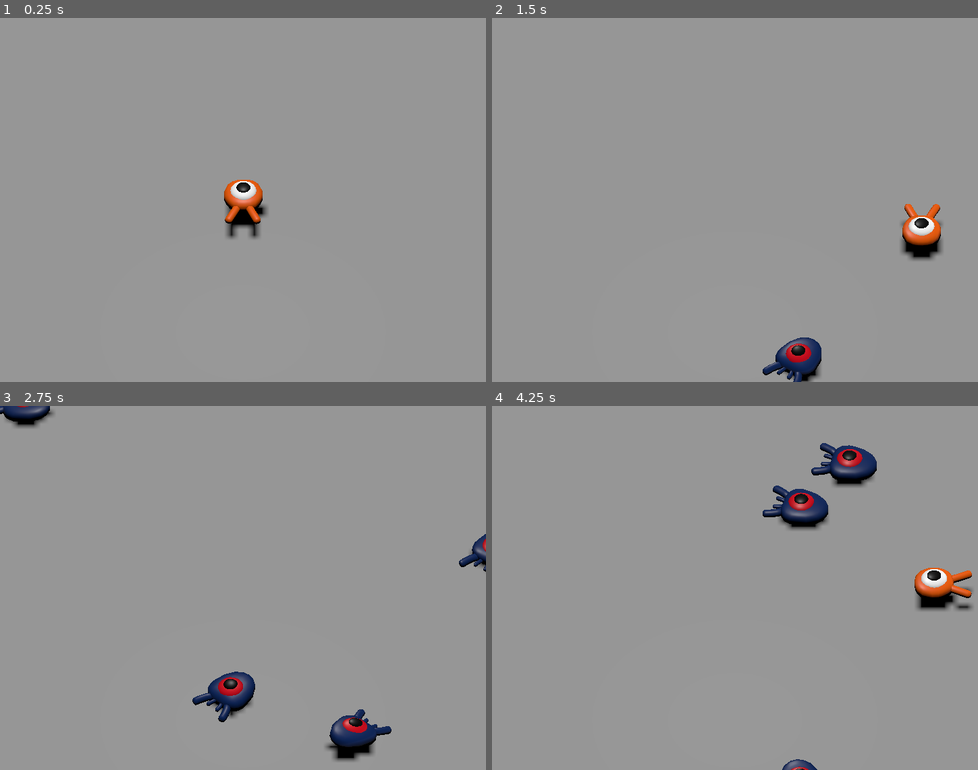
Above: before the commit, frames 1-4 (two rows, left to right).
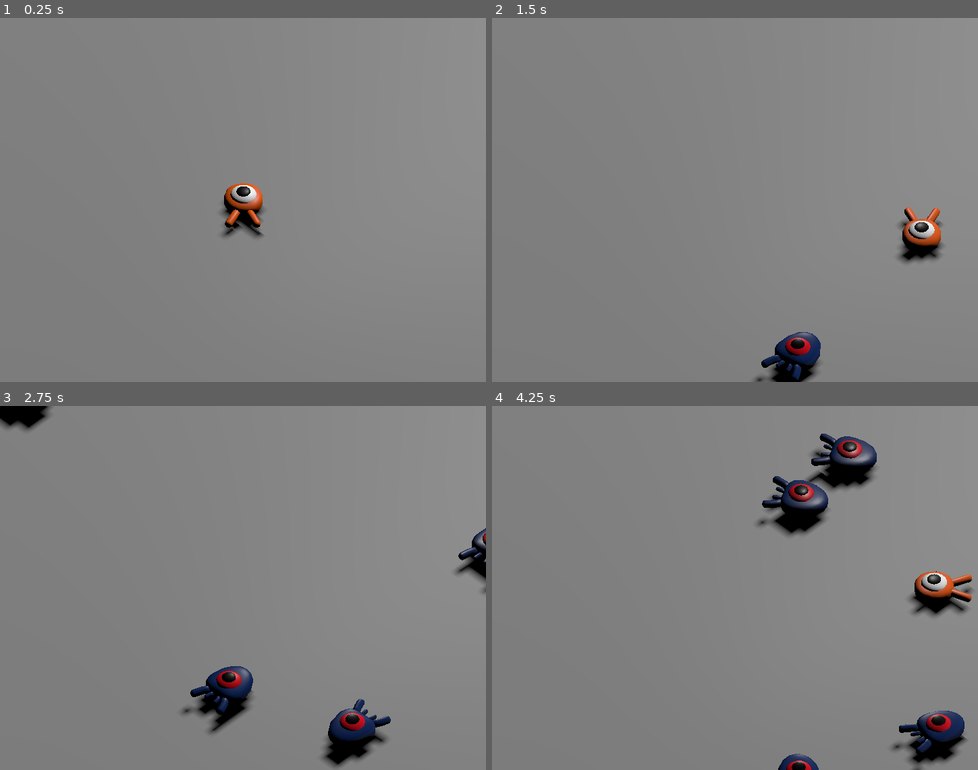
Above: after the commit, the same moments.

Repository: spacemanstan/SquashTheCreeps3D
Game: Godot game, scene res://main.tscn
Same seed, same stepped clock (60 frames per second), same inputs: the game is played once before the commit and once after it. Before the commit the project has no main scene; this scene is started directly in both runs.
Inputs:
- Up to frame 1 (0.25 s): no input
- Up to frame 2 (1.5 s): tap Enter at 0.5 s; hold D (move_right) 0.53-1.28 s; hold Space (move_jump) 0.53-1.28 s; hold S (move_backward) from 1.28 s (still down); tap Space (move_jump) at 1.35 s
- Up to frame 3 (2.75 s): tap Space (move_jump) at 1.52, 1.82 s; release S (move_backward) at 2.03 s; hold D (move_right) from 2.03 s (still down); hold Space (move_jump) from 2.03 s (still down)
- Up to frame 4 (4.25 s): release D (move_right) at 2.78 s; release Space (move_jump) at 2.78 s; hold W (move_forward) 2.78-3.53 s; tap Space (move_jump) at 2.85, 3.02, 3.32 s; hold A (move_left) from 3.53 s (still down); hold Space (move_jump) from 3.53 s (still down)

The runs differ from the first frame. In frame 1, 15% of the frame differs, in the area x 0-60%, y 44-100%; in frame 2, 16%; in frame 3, 18%; in frame 4, 20%, in the area x 0-99%, y 7-100%.

Commit message:
Jump, Jump delay, enemy squash

Diff:
--- a/Player.gd
+++ b/Player.gd
@@ -1,12 +1,21 @@
 extends CharacterBody3D
 
 # fast as fuck boi
-var speed = 13
+@export var speed = 13 # m/s
 
 # guavatee
-var gravity = 75
+@export var gravity = 75 # m/s^2
+
+# Vertical impulse applied to the character upon jumping in meters per second.
+@export var jump_impulse = 20 # m/s
+
+# Vertical impulse applied to the character upon bouncing over a mob in
+@export var bounce_impulse = 16 # m/s
 
 var target_velocity = Vector3.ZERO
+
+# used for jump delay
+var can_jump = true
 
 # update the node every frame
 func _physics_process(delta):
@@ -37,6 +46,43 @@
 		# `delta` represents the time in seconds since the last frame, ensuring frame rate-independent game logic.
 		target_velocity.y = target_velocity.y - (gravity * delta)
 
+	# Jumping.
+	if is_on_floor() and Input.is_action_pressed("move_jump") and can_jump:
+		target_velocity.y = jump_impulse
+		can_jump = false
+		$JumpDelay.start()
+
+	# iterate through all collisions this frame
+	for index in range(get_slide_collision_count()):
+		# get collision
+		var collision = get_slide_collision(index)
+
+#		# ground collision
+		if (collision.get_collider() == null):
+			if can_jump:
+				$JumpDelay.start() # Start the timer only if can_jump is true
+			can_jump = false
+			continue # early exit for prevention again null indexing
+
+		# The collision normal is a 3D vector that is perpendicular to the plane where the collision occurred
+		# For dot products, result greater than 0 means two vectors are at an angle of fewer than 90 degrees.
+
+		if collision.get_collider().is_in_group("mob"):
+			# who did we hit
+			var victim = collision.get_collider()
+			# death from above
+			if Vector3.UP.dot(collision.get_normal()) > 0.1:
+				# squash
+				victim.squash()
+				target_velocity.y = bounce_impulse
+				can_jump = true
+				$JumpDelay.stop()
+
 	# move character
 	velocity = target_velocity
+
 	move_and_slide()
+
+# re-enable jump on delay timer
+func _on_jump_delay_timeout():
+	can_jump = true
--- a/main.gd
+++ b/main.gd
@@ -9,7 +9,7 @@
 
 
 # Called every frame. 'delta' is the elapsed time since the previous frame.
-func _process(delta):
+func _process(_delta):
 	pass
 
 
@@ -19,6 +19,7 @@
 
 	# sample random position on spawn path
 	var mob_spawn_location = get_node("SpawnPath/SpawnLocation")
+
 	# random offset, progress ratio is a part of PathFollow3D
 	mob_spawn_location.progress_ratio = randf()
 
--- a/main.tscn
+++ b/main.tscn
@@ -18,7 +18,7 @@
 
 [sub_resource type="Curve3D" id="Curve3D_4bimu"]
 _data = {
-"points": PackedVector3Array(0, 0, 0, 0, 0, 0, -14.0876, 0, -16.8696, 0, 0, 0, 0, 0, 0, 13.8508, 0, -16.8696, 0, 0, 0, 0, 0, 0, 14.0876, 0, 16.9879, 0, 0, 0, 0, 0, 0, -14.0876, 0, 16.9879, 0, 0, 0, 0, 0, 0, -14.0876, 0, -16.8696),
+"points": PackedVector3Array(0, 0, 0, 0, 0, 0, -14.0843, 0, -17.0531, 0, 0, 0, 0, 0, 0, 13.9463, 0, -16.915, 0, 0, 0, 0, 0, 0, 14.0843, 0, 17.0531, 0, 0, 0, 0, 0, 0, -14.0843, 0, 17.0531, 0, 0, 0, 0, 0, 0, -14.0843, 0, -17.0531),
 "tilts": PackedFloat32Array(0, 0, 0, 0, 0)
 }
 point_count = 5
@@ -29,6 +29,8 @@
 
 [node name="Ground" type="StaticBody3D" parent="."]
 transform = Transform3D(1, 0, 0, 0, 1, 0, 0, 0, 1, 0, -1, 0)
+collision_layer = 4
+collision_mask = 0
 
 [node name="CollisionShape3D" type="CollisionShape3D" parent="Ground"]
 shape = SubResource("BoxShape3D_pkja4")
@@ -37,7 +39,7 @@
 mesh = SubResource("BoxMesh_4ssgw")
 
 [node name="DirectionalLight3D" type="DirectionalLight3D" parent="."]
-transform = Transform3D(1, 0, 0, 0, -4.37114e-08, 1, 0, -1, -4.37114e-08, 0, 17.5424, 0)
+transform = Transform3D(0.707107, 0.5, 0.5, 0, -0.707107, 0.707107, 0.707107, -0.5, -0.5, 0, 7, 0)
 shadow_enabled = true
 
 [node name="Player" parent="." instance=ExtResource("1_w0xaj")]
@@ -51,6 +53,7 @@
 far = 2000.0
 
 [node name="Cylinders" type="Node3D" parent="."]
+transform = Transform3D(1, 0, 0, 0, 1, 0, 0, 0, 1, 0, 2, 0)
 
 [node name="TopLeft" type="MeshInstance3D" parent="Cylinders"]
 transform = Transform3D(1, 0, 0, 0, 1, 0, 0, 0, 1, -14, 0, -17)
@@ -69,10 +72,12 @@
 mesh = SubResource("CylinderMesh_cy0cq")
 
 [node name="SpawnPath" type="Path3D" parent="."]
+transform = Transform3D(1, 0, 0, 0, 1, 0, 0, 0, 1, 0, 2, 0)
 curve = SubResource("Curve3D_4bimu")
 
 [node name="SpawnLocation" type="PathFollow3D" parent="SpawnPath"]
-transform = Transform3D(-4.37114e-08, 0, -1, 0, 1, 0, 1, 0, -4.37114e-08, -14.0876, 0, -16.8696)
+transform = Transform3D(-0.0049261, 0, -0.999987, 0, 1, 0, 0.999987, 0, -0.0049261, -14.0843, 0.9, -17.0531)
+v_offset = 0.9
 
 [node name="MobTImer" type="Timer" parent="."]
 wait_time = 0.5
--- a/mob.gd
+++ b/mob.gd
@@ -1,18 +1,30 @@
 extends CharacterBody3D
+
+# Emitted when the player jumped on the mob.
+signal squashed
 
 # min + max speed in m/s
 @export var min_speed = 10
 @export var max_speed = 18
 
+func squash():
+	squashed.emit()
+	queue_free()
+
 # update the node every frame
-func _physics_process(delta):
+func _physics_process(_delta):
 	move_and_slide()
 
 # This function will be called from the Main scene.
 func initialize(start_position, player_position):
 	# We position the mob by placing it at start_position
 	# and rotate it towards player_position, so it looks at the player.
-	look_at_from_position(start_position, player_position, Vector3.UP)
+
+	# player pos without y so ensure same level
+	var player_position_level_y = player_position
+	player_position_level_y.y = start_position.y
+
+	look_at_from_position(start_position, player_position_level_y, Vector3.UP)
 	# Rotate this mob randomly within range of -90 and +90 degrees,
 	# so that it doesn't move directly towards the player.
 	rotate_y(randf_range(-PI / 4, PI / 4))
--- a/mob.tscn
+++ b/mob.tscn
@@ -4,9 +4,12 @@
 [ext_resource type="Script" path="res://mob.gd" id="1_bxvvt"]
 
 [sub_resource type="BoxShape3D" id="BoxShape3D_awd6x"]
-size = Vector3(1.53492, 1.28732, 2.3371)
+size = Vector3(1.76687, 1.42307, 2.3371)
 
-[node name="Mob" type="CharacterBody3D"]
+[node name="Mob" type="CharacterBody3D" groups=["mob"]]
+transform = Transform3D(1, 0, 0, 0, 1, 0, 0, 0, 1, 0, -0.275756, 0)
+collision_layer = 2
+collision_mask = 0
 script = ExtResource("1_bxvvt")
 
 [node name="Pivot" type="Node3D" parent="."]
@@ -14,11 +17,11 @@
 [node name="Character" parent="Pivot" instance=ExtResource("1_0v5dd")]
 
 [node name="CollisionShape3D" type="CollisionShape3D" parent="."]
-transform = Transform3D(1, 0, 0, 0, 1, 0, 0, 0, 1, 0.0245417, 0.32903, 0.0837731)
+transform = Transform3D(1, 0, 0, 0, 1, 0, 0, 0, 1, 0.0245417, 0.291908, 0.0837731)
 shape = SubResource("BoxShape3D_awd6x")
 
 [node name="VisibleOnScreenNotifier3D" type="VisibleOnScreenNotifier3D" parent="."]
-transform = Transform3D(1, 0, 0, 0, 1, 0, 0, 0, 1, 0, 0, 0.184215)
+transform = Transform3D(1, 0, 0, 0, 1, 0, 0, 0, 1, 0, 0.238149, 0.184215)
 aabb = AABB(-1.19547, -1.08099, -1.92767, 2.39094, 2.16199, 3.85534)
 
 [connection signal="screen_exited" from="VisibleOnScreenNotifier3D" to="." method="_on_visible_on_screen_notifier_3d_screen_exited"]
--- a/player.tscn
+++ b/player.tscn
@@ -7,6 +7,7 @@
 radius = 1.10104
 
 [node name="Player" type="CharacterBody3D"]
+collision_mask = 6
 script = ExtResource("1_h0w1t")
 
 [node name="Pivot" type="Node3D" parent="."]
@@ -14,4 +15,12 @@
 [node name="Character" parent="Pivot" instance=ExtResource("1_pt7yu")]
 
 [node name="CollisionShape3D" type="CollisionShape3D" parent="."]
+transform = Transform3D(1, 0, 0, 0, 1, 0, 0, 0, 1, 0, 0.284723, 0)
 shape = SubResource("SphereShape3D_liqdq")
+
+[node name="JumpDelay" type="Timer" parent="."]
+process_callback = 0
+wait_time = 1.5
+one_shot = true
+
+[connection signal="timeout" from="JumpDelay" to="." method="_on_jump_delay_timeout"]
--- a/project.godot
+++ b/project.godot
@@ -11,6 +11,7 @@
 [application]
 
 config/name="Squash the Creeps (3D)"
+run/main_scene="res://main.tscn"
 config/features=PackedStringArray("4.1")
 config/icon="res://icon.png"
 
@@ -60,6 +61,12 @@
 ]
 }
 
+[layer_names]
+
+3d_physics/layer_1="player"
+3d_physics/layer_2="enemies"
+3d_physics/layer_3="world"
+
 [rendering]
 
 quality/driver/driver_name="GLES2"
